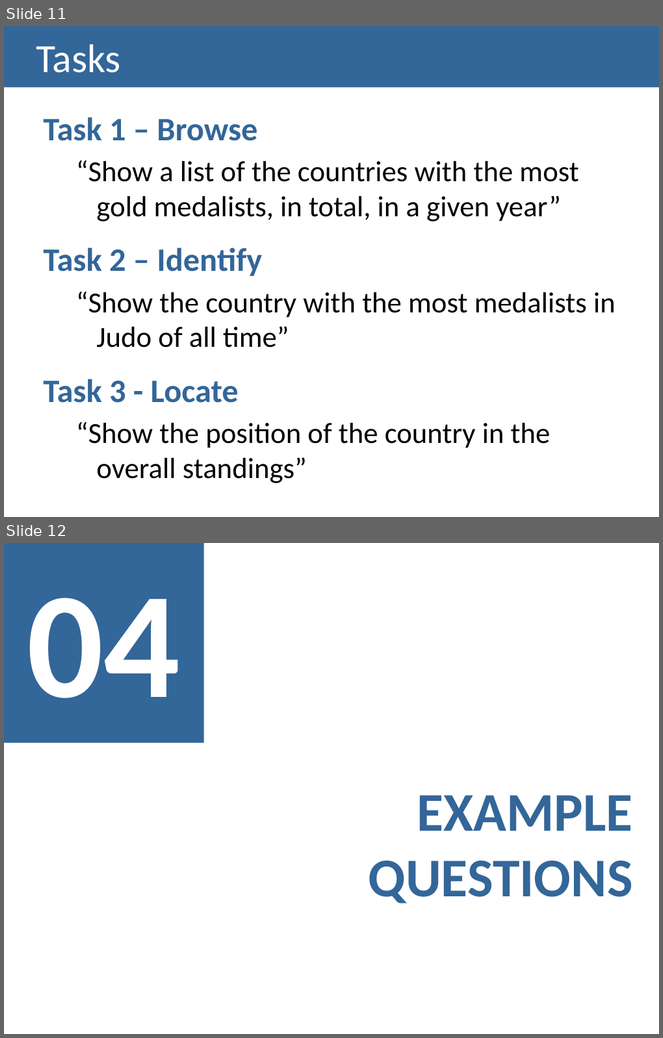
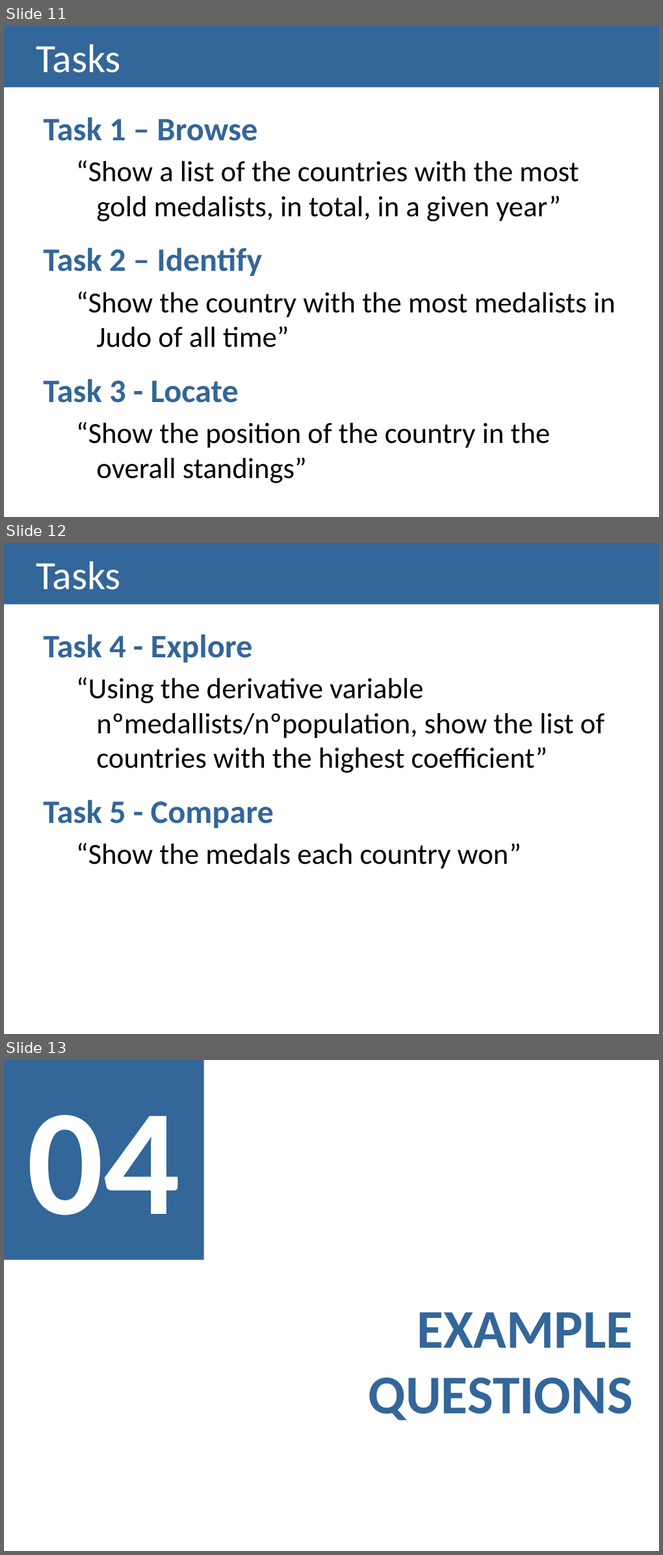
Before and after one commit to carboned4/V_I_2015_1, a slide deck: Lab03-PresentationTemplate.pptx. Shown one above the other, each under a label of ours: slides 11 and 12 before the commit, slides 11, 12 and 13 after it. The pictures are 663x1038 and 663x1555 pixels, drawn with LibreOffice and Linux fonts; fonts in the diff are those of the drawing. Boxes give left, top, right and bottom in pixels: in the first picture for what was removed or moved away, otherwise in the second. Text is boxed around its words. In the diff, an @@ line names an element or a change of style, - is before the commit and + after.

```diff
--- a/Lab03-PresentationTemplate.pptx
+++ b/Lab03-PresentationTemplate.pptx
@@ slide 12 added at (4, 543, 659, 1034), background #FFFFFF @@
@@ title added at (4, 543, 659, 605), fill #336699, 44 pt, text #FFFFFF @@
+Tasks
@@ text added at (43, 634, 605, 869), 32 pt, text #000000 @@
+Task 4 - Explore
+  “Using the derivative variable nºmedallists/nºpopulation, show the list of countries with the highest coefficient”
+Task 5 - Compare
+  “Show the medals each country won”
@@ what was slide 12 is now slide 13 @@
```
Also in this commit, not shown: 3 slides changed.
